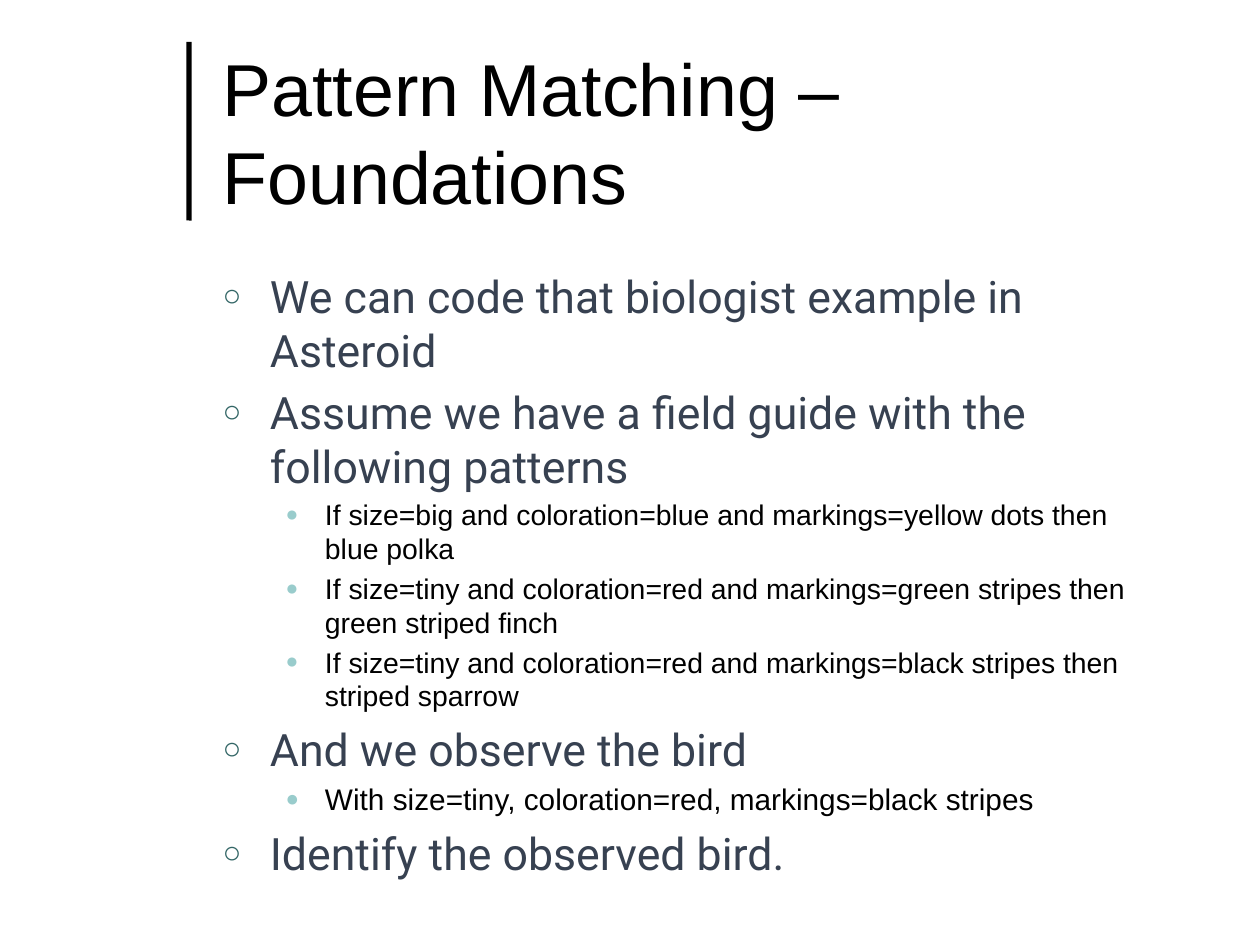
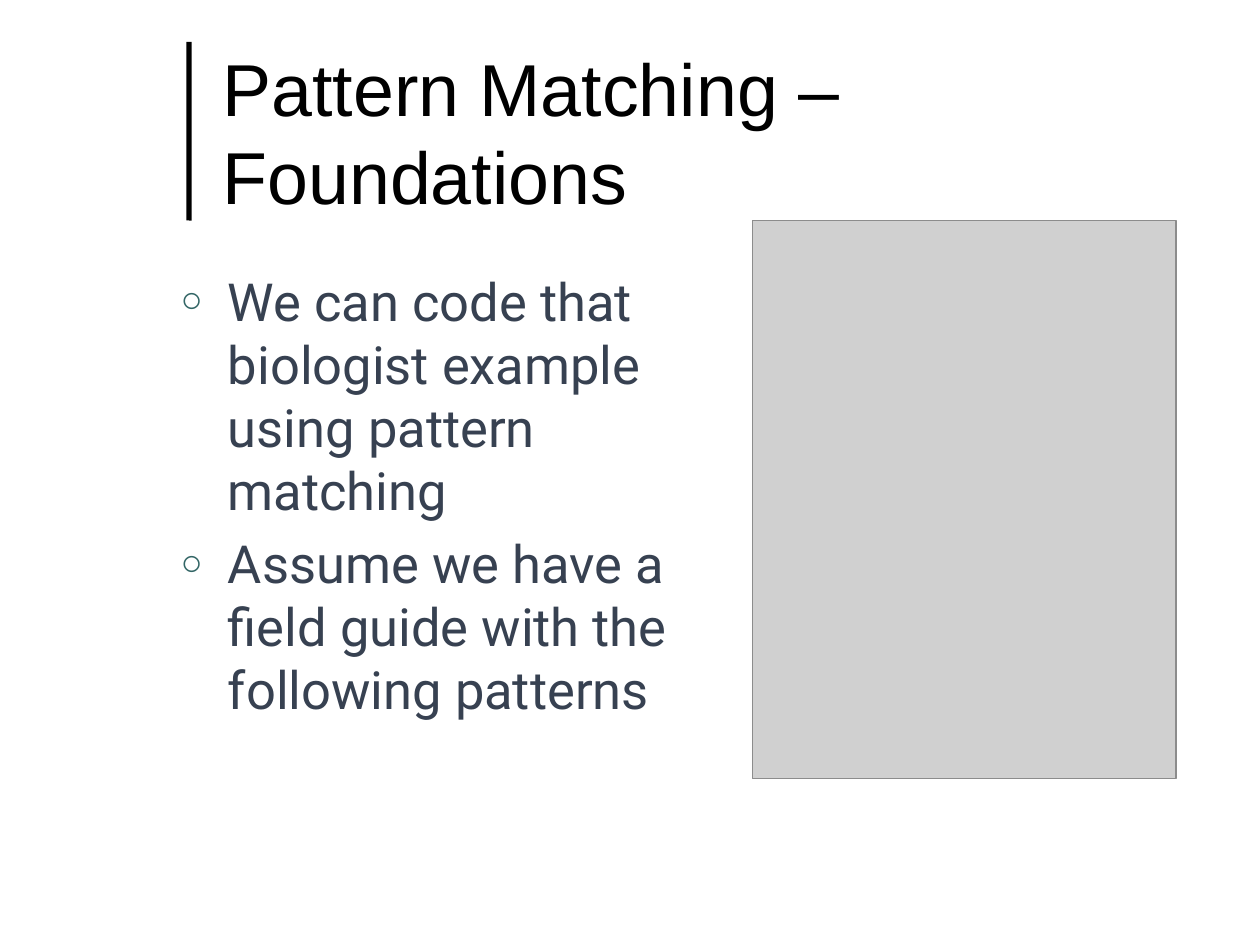
Before and after one commit to lutzhamel/CSC493, a slide deck: slide 7 of notes/csc493-ln004.pptx. Drawn at 1260x945 pixels with LibreOffice and Linux fonts; fonts in the diff are those of the drawing; grey boxes stand for pictures; background and template pictures are left out. Boxes give left, top, right and bottom in pixels: in the first picture for what was removed or moved away, otherwise in the second. Text is boxed around its words. In the diff, an @@ line names an element or a change of style, - is before the commit and + after.

```diff
--- a/notes/csc493-ln004.pptx
+++ b/notes/csc493-ln004.pptx
@@ picture added at (x1=752, y1=220, x2=1176, y2=779) @@
@@ text "We can code that biologist ..." moved from (x1=270, y1=279, x2=1124, y2=880) to (x1=228, y1=281, x2=667, y2=720) @@
@@ text at (x1=228, y1=281, x2=640, y2=521): text changed; size 25.5 to 30 pt @@
-○ We can code that biologist example in Asteroid
+○ We can code that biologist example using pattern matching
@@ text at (x1=270, y1=504, x2=1124, y2=880): paragraphs removed @@
-  ● If size=big and coloration=blue and markings=yellow dots then blue polka
-  ● If size=tiny and coloration=red and markings=green stripes then green striped finch
-  ● If size=tiny and coloration=red and markings=black stripes then striped sparrow
-○ And we observe the bird
-  ● With size=tiny, coloration=red, markings=black stripes
-○ Identify the observed bird.
@@ text at (x1=228, y1=543, x2=667, y2=720): size 25.5 to 30 pt in "Assume we have a field guide with ..." @@
```
Also in this commit, not shown: 1 other slide changed, 2 slides added, 5 other files.
